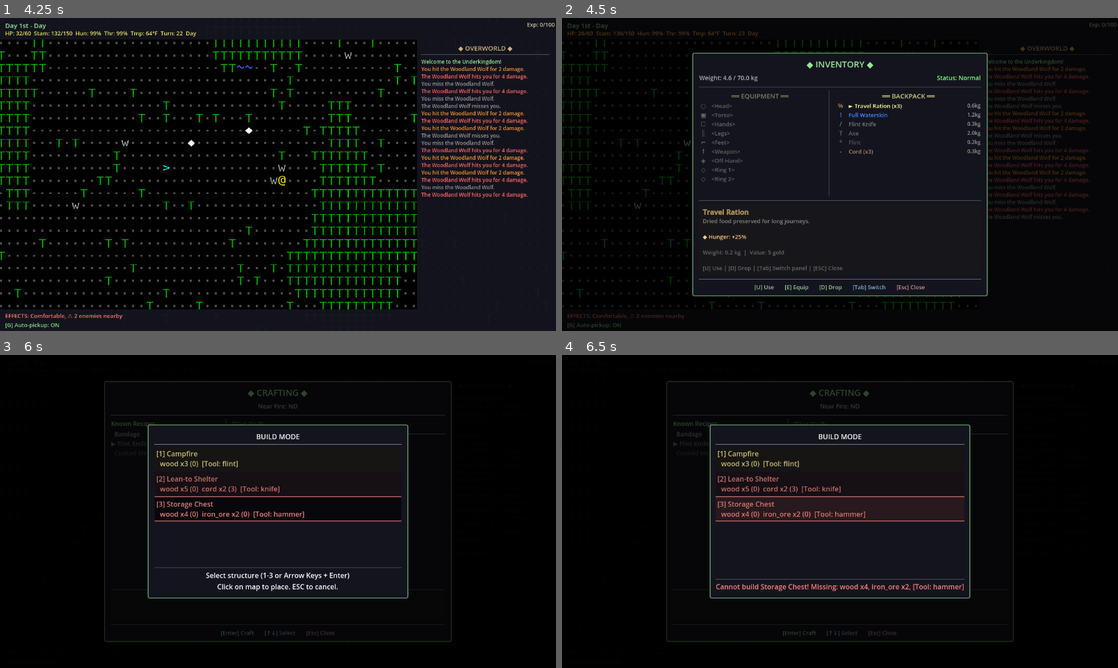
Above: before the commit, frames 1-4 (two rows, left to right).
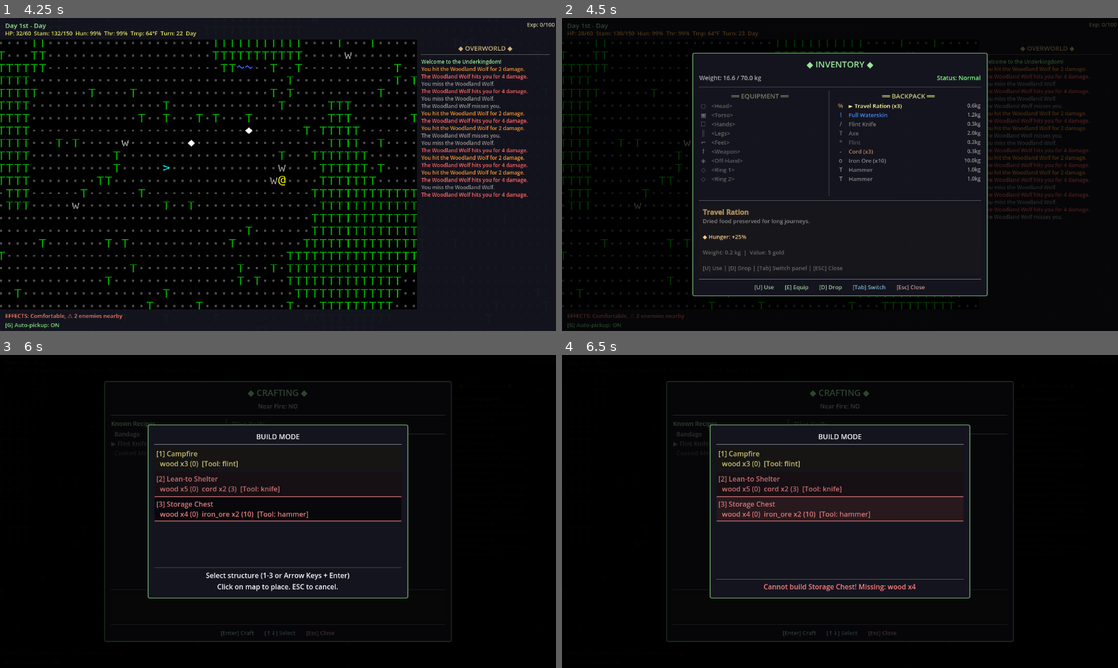
Above: after the commit, the same moments.

Repository: stevenraines/underkingdom-godot-cc
Game: Godot game, scene res://scenes/main.tscn
Two runs of this game, one before a commit and one after it. Both use one fixed random seed, a clock stepped at 60 frames per second and the inputs below.
Inputs (mouse positions are in pixels of both pictures, inside the frame that each line leads up to):
- Up to frame 1 (4.25 s): click "Start a new game" at 0.5 s; tap Enter (ui_accept) at 1.25, 1.52, 2.27, 3.77 s; move the mouse to (400, 158) at 1.27 s; hold Right (ui_right) 1.28-2.03 s; tap Space at 1.35 s; click (400, 158) at 1.42 s; move the mouse to (166, 190) at 2.02 s; hold Down (ui_down) 2.03-2.78 s; tap R at 2.1 s; move the mouse to (333, 105) at 2.77 s; hold Right (ui_right) 2.78-3.53 s; tap Keypad Enter at 2.85 s; move the mouse to (250, 237) at 3.52 s; hold Up (ui_up) from 3.53 s (still down); tap Shift at 3.6 s; click (250, 237) at 3.67 s
- Up to frame 2 (4.5 s): move the mouse to (1006, 221) at 4.27 s; release Up (ui_up) at 4.28 s; hold Left (ui_left) from 4.28 s (still down); tap I at 4.35 s
- Up to frame 3 (6 s): tap Enter (ui_accept) at 4.52, 5, 5.27, 5.75 s; move the mouse to (111, 464) at 5.02 s; tap C at 5.1 s; move the mouse to (305, 511) at 5.77 s; release Left (ui_left) at 5.78 s; hold Down (ui_down) from 5.78 s (still down); tap B at 5.85 s; click (305, 511) at 5.92 s
- Up to frame 4 (6.5 s): keep holding Down (ui_down)

Frame 1 is identical in both runs. In frame 2, 0.2% of the frame differs, in the area x 29-76%, y 18-53%; in frame 3, 0.1%; in frame 4, 1.5%, in the area x 27-73%, y 28-76%.

Commit message:
Update README with controls and keybindings; modify item configurations for starter items, campfire, and chest; enhance NPC shop inventory; add contextual messages for player interactions with structures.

Diff:
--- a/data/configuration/starter_items.json
+++ b/data/configuration/starter_items.json
@@ -4,5 +4,7 @@
     {"id": "flint_knife", "count": 1},
     {"id": "axe", "count": 1},
     {"id": "flint", "count": 1},
-    {"id": "cord", "count": 3}
+    {"id": "cord", "count": 3},
+    {"id": "iron_ore", "count": 10},
+    {"id": "hammer", "count": 2}
 ]
--- a/data/structures/campfire.json
+++ b/data/structures/campfire.json
@@ -4,7 +4,7 @@
   "description": "A warming fire that can be used for cooking. Provides heat within 3 tiles.",
   "ascii_char": "^",
   "ascii_color": "#FF6600",
-  "blocks_movement": true,
+  "blocks_movement": false,
   "structure_type": "campfire",
   "durability": 100,
   "components": {
--- a/data/structures/chest.json
+++ b/data/structures/chest.json
@@ -4,7 +4,7 @@
   "description": "A sturdy chest for storing items. Can hold up to 50kg of items.",
   "ascii_char": "&",
   "ascii_color": "#CD853F",
-  "blocks_movement": true,
+  "blocks_movement": false,
   "structure_type": "container",
   "durability": 200,
   "components": {
--- a/entities/npc.gd
+++ b/entities/npc.gd
@@ -75,7 +75,9 @@
 			{"item_id": "cord", "count": 15, "base_price": 2},
 			{"item_id": "cloth", "count": 10, "base_price": 3},
 			{"item_id": "flint", "count": 8, "base_price": 5},
-			{"item_id": "pickaxe", "count": 2, "base_price": 10}
+			{"item_id": "pickaxe", "count": 2, "base_price": 10},
+			{"item_id": "iron_ore", "count": 10, "base_price": 2},
+			{"item_id": "hammer", "count": 2, "base_price": 2}
 
 		]
 
--- a/scenes/game.gd
+++ b/scenes/game.gd
@@ -233,6 +233,19 @@
 
 	# Auto-pickup items at new position
 	_auto_pickup_items()
+
+	# If player stepped onto a structure, show a contextual message
+	var map_id = MapManager.current_map.map_id if MapManager.current_map else ""
+	var structures = StructureManager.get_structures_at(new_pos, map_id)
+	if structures.size() > 0:
+		# Show only the first structure's message to avoid spamming
+		var structure = structures[0]
+		var entry_msg = "You are near %s." % structure.name
+		if structure.has_component("fire"):
+			var fire = structure.get_component("fire")
+			var lit_text = "lit" if fire.is_lit else "unlit"
+			entry_msg += " The fire is %s." % lit_text
+		_add_message(entry_msg, Color(0.9, 0.8, 0.6))
 
 	# Check if standing on stairs and update message
 	_update_message()
Not shown, changed: README.md
